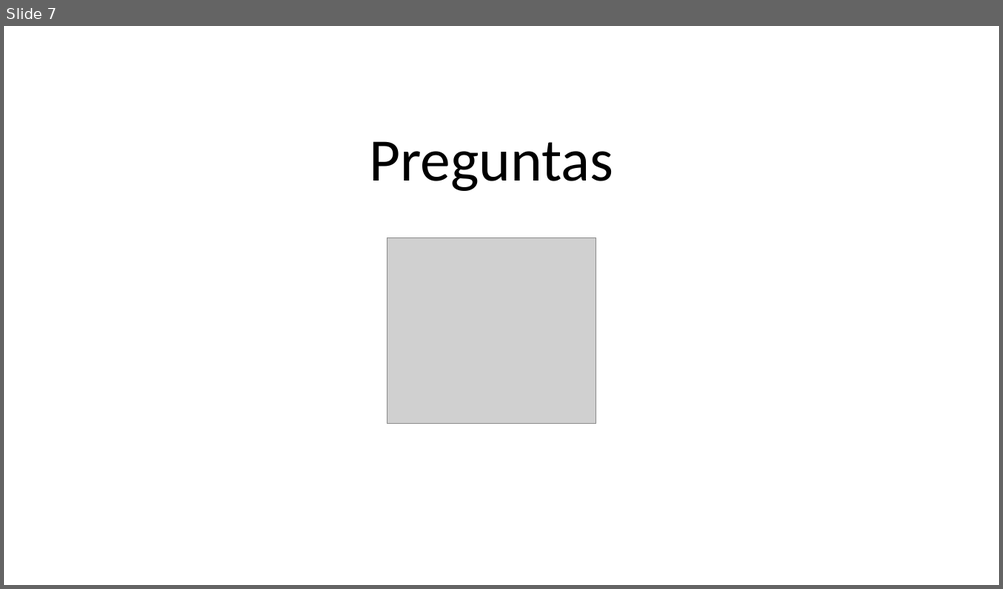
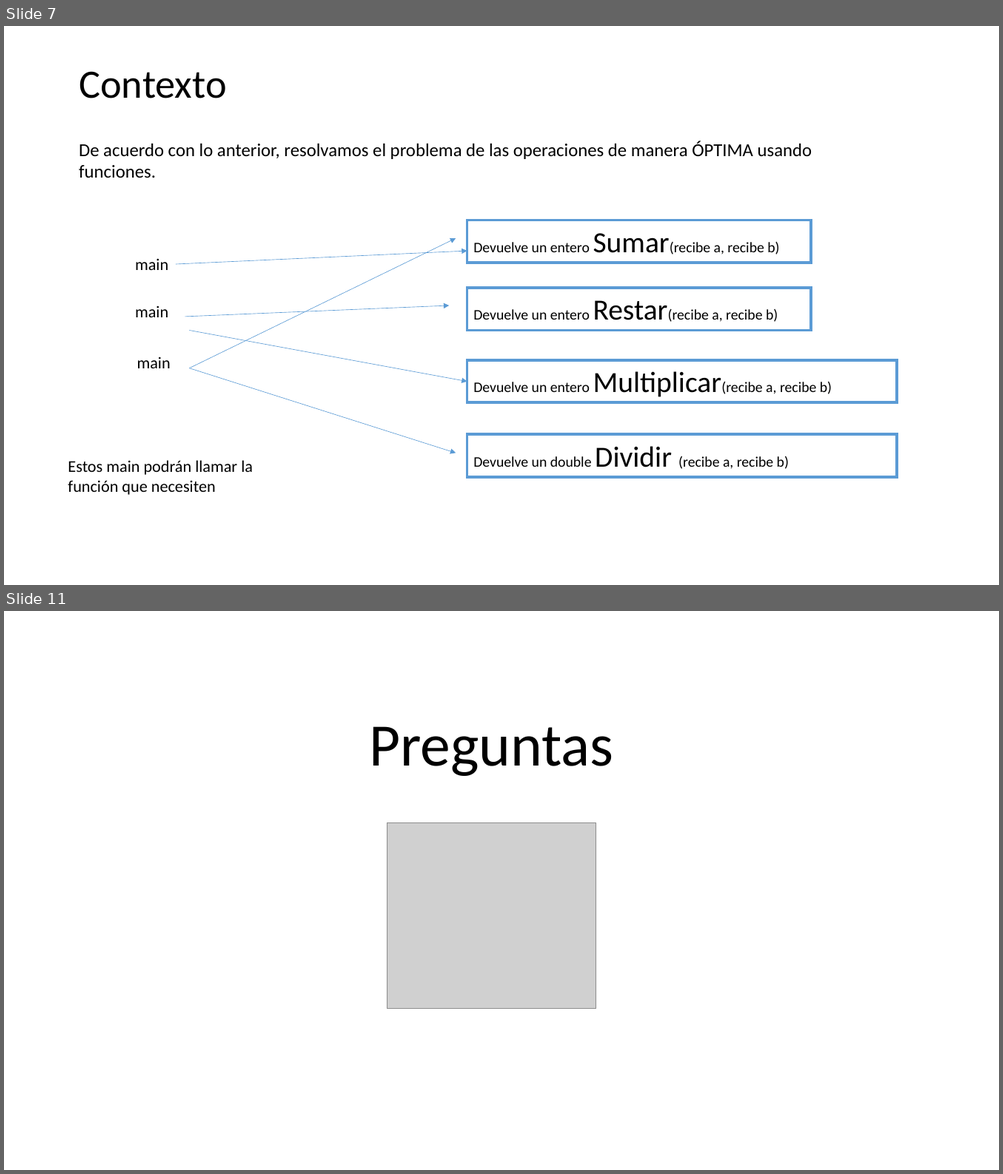
Before and after one commit to CesarLopez-Profe/Logica-de-programacion, a slide deck: Slides/2_Funciones.pptx. Shown one above the other, each under a label of ours: slide 7 before the commit, slides 7 and 11 after it; the slides between them are not shown. The pictures are 1003x589 and 1003x1174 pixels, drawn with LibreOffice and Linux fonts; fonts in the diff are those of the drawing; grey boxes stand for pictures; background and template pictures are left out. Boxes give left, top, right and bottom in pixels: in the first picture for what was removed or moved away, otherwise in the second. Text is boxed around its words. In the diff, an @@ line names an element or a change of style, - is before the commit and + after.

Commit message:
Cambios en el main y slide funciones

```diff
--- a/Slides/2_Funciones.pptx
+++ b/Slides/2_Funciones.pptx
@@ slide 7 added at [4,26,999,585], background picture (left out) @@
@@ title added at [79,71,227,99], 44 pt, text #000000 @@
+Contexto
@@ text added at [79,141,811,178], 20 pt, text #000000 @@
+De acuerdo con lo anterior, resolvamos el problema de las operaciones de manera ÓPTIMA usando funciones.
@@ rectangle added at [466,220,811,263], fill #FFFFFF, outline #5B9BD5 3 pt, 16 pt, text #000000 @@
+Devuelve un entero Sumar(recibe a, recibe b)
@@ arrow added from (189, 369) to (455, 238), #5B9BD5 0.5 pt @@
@@ text added at [135,258,168,270], 18 pt, text #000000 @@
+main
@@ arrow added from (176, 264) to (466, 251), #5B9BD5 0.5 pt @@
@@ rectangle added at [466,288,811,331], fill #FFFFFF, outline #5B9BD5 3 pt, 16 pt, text #000000 @@
+Devuelve un entero Restar(recibe a, recibe b)
@@ text added at [135,306,168,318], 18 pt, text #000000 @@
+main
@@ arrow added from (185, 317) to (449, 306), #5B9BD5 0.5 pt @@
@@ arrow added from (189, 331) to (466, 381), #5B9BD5 0.5 pt @@
@@ text added at [137,357,170,369], 18 pt, text #000000 @@
+main
@@ arrow added from (189, 369) to (455, 453), #5B9BD5 0.5 pt @@
@@ rectangle added at [466,360,896,403], fill #FFFFFF, outline #5B9BD5 3 pt, 16 pt, text #000000 @@
+Devuelve un entero Multiplicar(recibe a, recibe b)
@@ rectangle added at [466,434,896,477], fill #FFFFFF, outline #5B9BD5 3 pt, 16 pt, text #000000 @@
+Devuelve un double Dividir (recibe a, recibe b)
@@ text added at [68,460,253,495], 18 pt, text #000000 @@
+Estos main podrán llamar la función que necesiten
@@ what was slide 7 is now slide 11 @@
```
Also in this commit, not shown: 4 slides changed, 4 other slides added, 1 slide removed, 1 other file.
